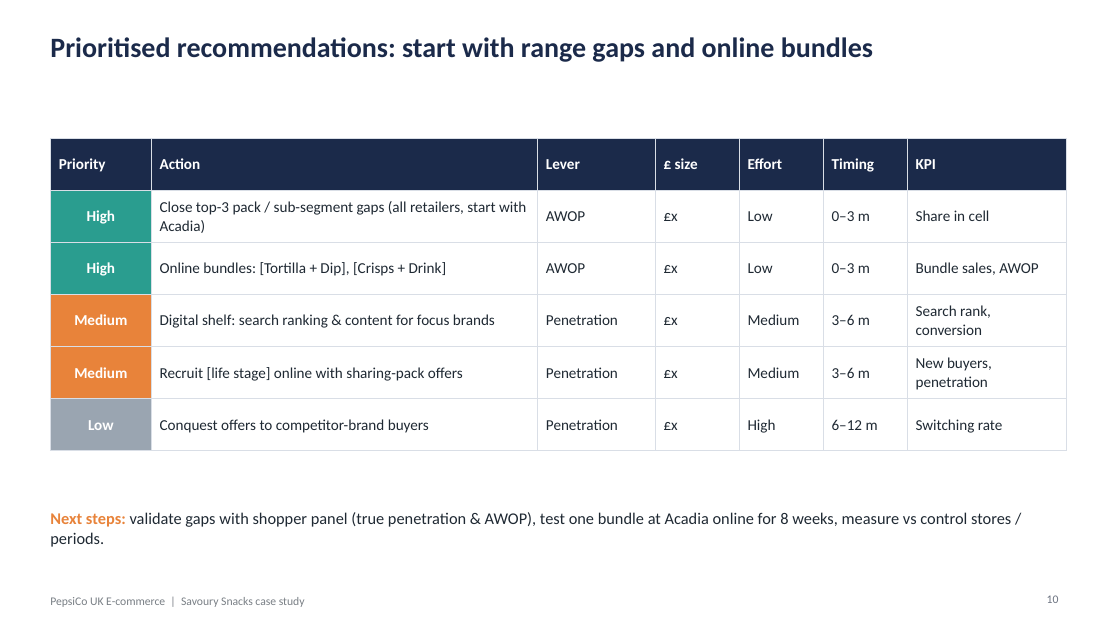
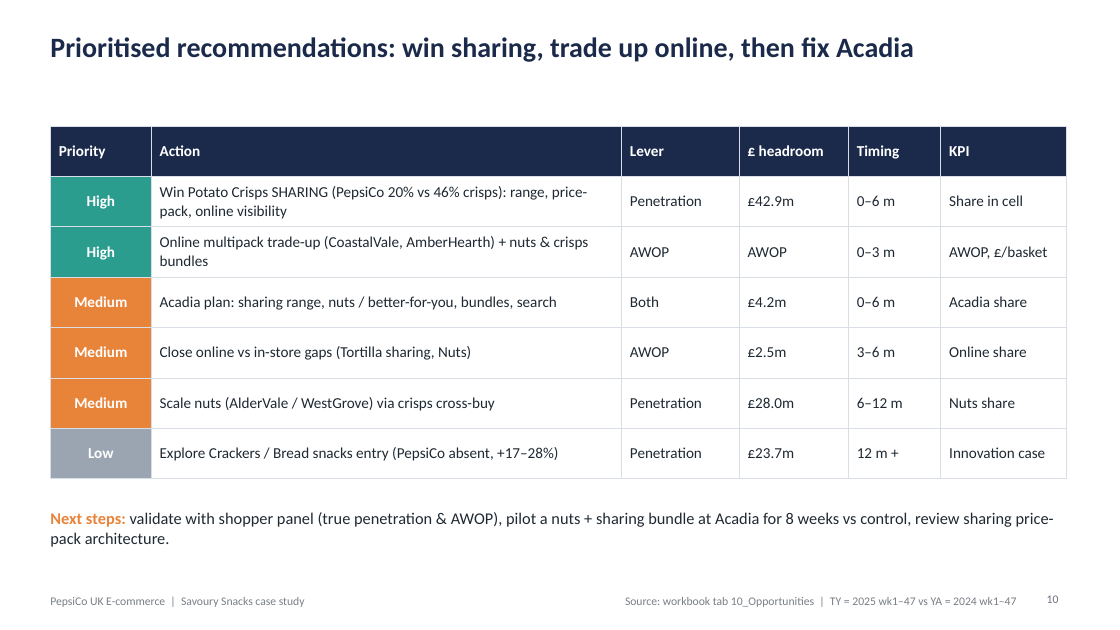
Before and after one commit to harshjunekumar/test-sample, a slide deck: slide 10 of case_study/PepsiCo_Savoury_Case_Study_Deck.pptx. Drawn at 1120x630 pixels with LibreOffice and Linux fonts; fonts in the diff are those of the drawing. Boxes give left, top, right and bottom in pixels: in the first picture for what was removed or moved away, otherwise in the second. Text is boxed around its words. In the diff, an @@ line names an element or a change of style, - is before the commit and + after.

```diff
--- a/case_study/PepsiCo_Savoury_Case_Study_Deck.pptx
+++ b/case_study/PepsiCo_Savoury_Case_Study_Deck.pptx
@@ title at (50, 37, 914, 62): text changed @@
-Prioritised recommendations: start with range gaps and online bundles
+Prioritised recommendations: win sharing, trade up online, then fix Acadia
@@ table at (50, 126, 1067, 465) @@
-Priority | Action | Lever | £ size | Effort | Timing | KPI
-High | Close top-3 pack / sub-segment gaps (all retailers, start with Acadia) | AWOP | £x | Low | 0–3 m | Share in cell
-High | Online bundles: [Tortilla + Dip], [Crisps + Drink] | AWOP | £x | Low | 0–3 m | Bundle sales, AWOP
-Medium | Digital shelf: search ranking & content for focus brands | Penetration | £x | Medium | 3–6 m | Search rank, conversion
-Medium | Recruit [life stage] online with sharing-pack offers | Penetration | £x | Medium | 3–6 m | New buyers, penetration
-Low | Conquest offers to competitor-brand buyers | Penetration | £x | High | 6–12 m | Switching rate
+Priority | Action | Lever | £ headroom | Timing | KPI
+High | Win Potato Crisps SHARING (PepsiCo 20% vs 46% crisps): range, price-pack, online visibility | Penetration | £42.9m | 0–6 m | Share in cell
+High | Online multipack trade-up (CoastalVale, AmberHearth) + nuts & crisps bundles | AWOP | AWOP | 0–3 m | AWOP, £/basket
+Medium | Acadia plan: sharing range, nuts / better-for-you, bundles, search | Both | £4.2m | 0–6 m | Acadia share
+Medium | Close online vs in-store gaps (Tortilla sharing, Nuts) | AWOP | £2.5m | 3–6 m | Online share
+Medium | Scale nuts (AlderVale / WestGrove) via crisps cross-buy | Penetration | £28.0m | 6–12 m | Nuts share
+Low | Explore Crackers / Bread snacks entry (PepsiCo absent, +17–28%) | Penetration | £23.7m | 12 m + | Innovation case
@@ table: place and size @@
-table at (50, 139, 1067, 437)
+table at (50, 126, 1067, 465)
@@ text at (50, 512, 1054, 547): text changed @@
-Next steps: validate gaps with shopper panel (true penetration & AWOP), test one bundle at Acadia online for 8 weeks, measure vs control stores / periods.
+Next steps: validate with shopper panel (true penetration & AWOP), pilot a nuts + sharing bundle at Acadia for 8 weeks vs control, review sharing price-pack architecture.
@@ text added at (625, 597, 1016, 607), 10 pt, text #1F2933 at 60% opacity @@
+Source: workbook tab 10_Opportunities | TY = 2025 wk1–47 vs YA = 2024 wk1–47
```
Also in this commit, not shown: 6 other slides changed, 3 slides added, 3 slides removed, 4 other files.
